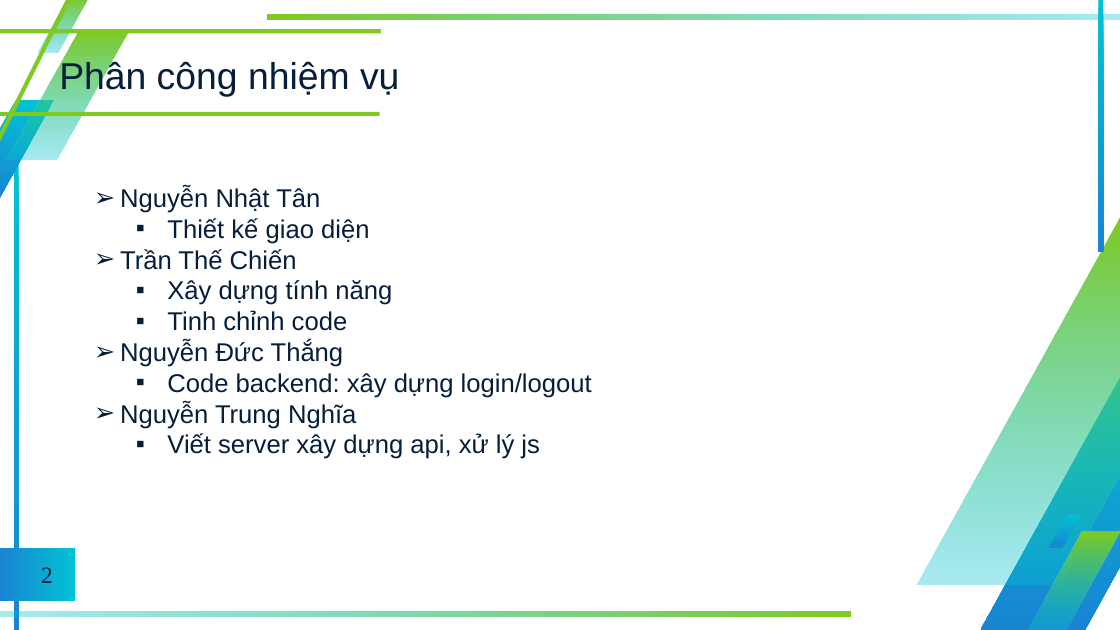
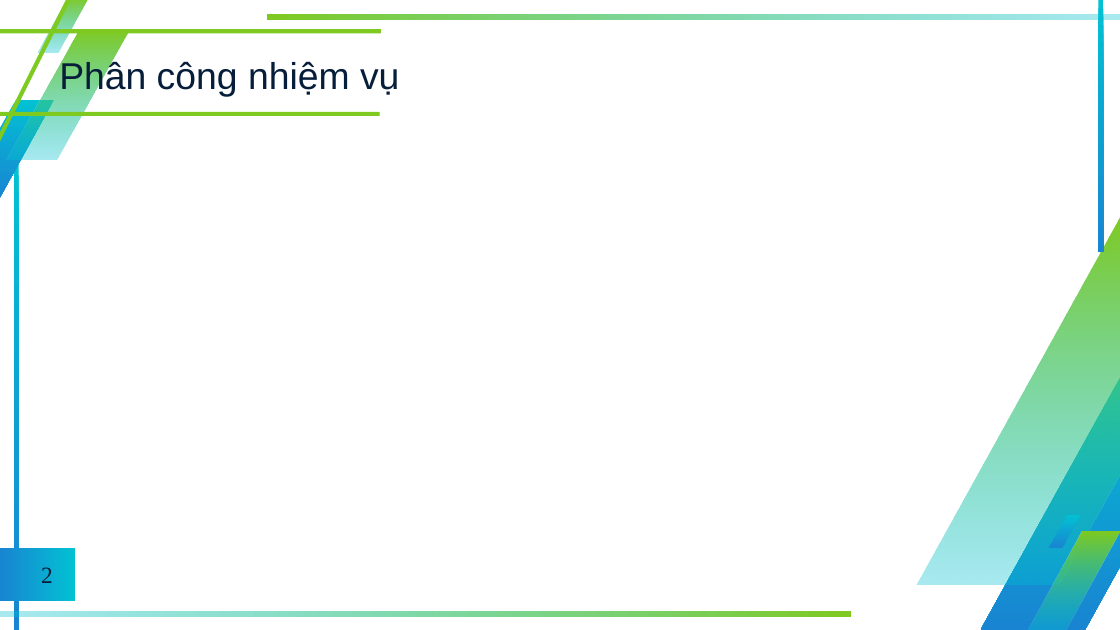
Before and after one commit to Nobi99/TKXDPM.20201-Group2, a slide deck: slide 2 of Final Project/Design/Slide.pptx. Drawn at 1120x630 pixels with LibreOffice and Linux fonts; fonts in the diff are those of the drawing. Boxes give left, top, right and bottom in pixels: in the first picture for what was removed or moved away, otherwise in the second. Text is boxed around its words. In the diff, an @@ line names an element or a change of style, - is before the commit and + after.

Commit message:
delete nodejs

```diff
--- a/Final Project/Design/Slide.pptx
+++ b/Final Project/Design/Slide.pptx
@@ text removed at [120, 186, 592, 459] @@
-➢ Nguyễn Nhật Tân
-  ▪ Thiết kế giao diện
-➢ Trần Thế Chiến
-  ▪ Xây dựng tính năng
-  ▪ Tinh chỉnh code
-➢ Nguyễn Đức Thắng
-  ▪ Code backend: xây dựng login/logout
-➢ Nguyễn Trung Nghĩa
-  ▪ Viết server xây dựng api, xử lý js
```
